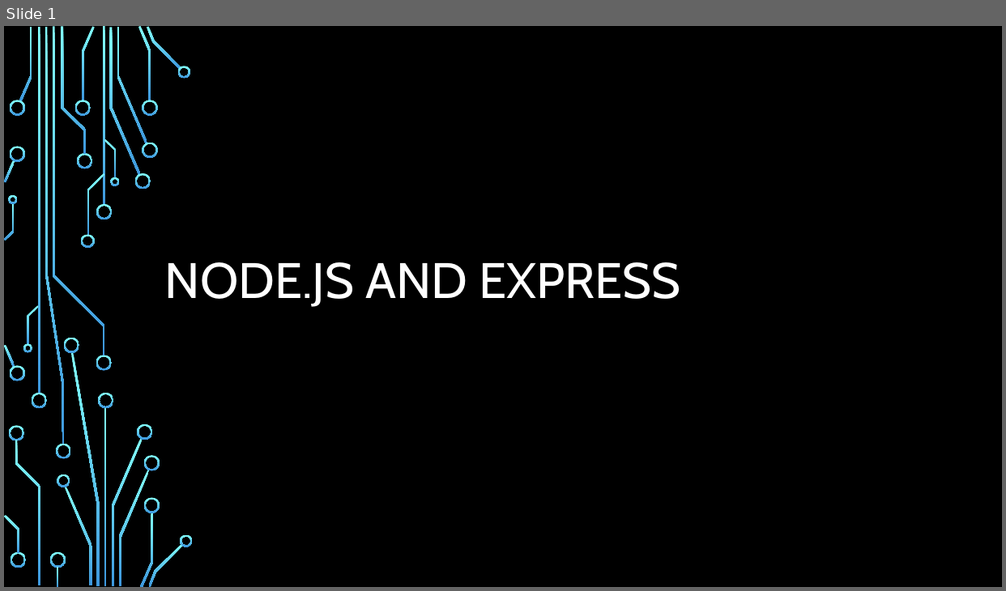
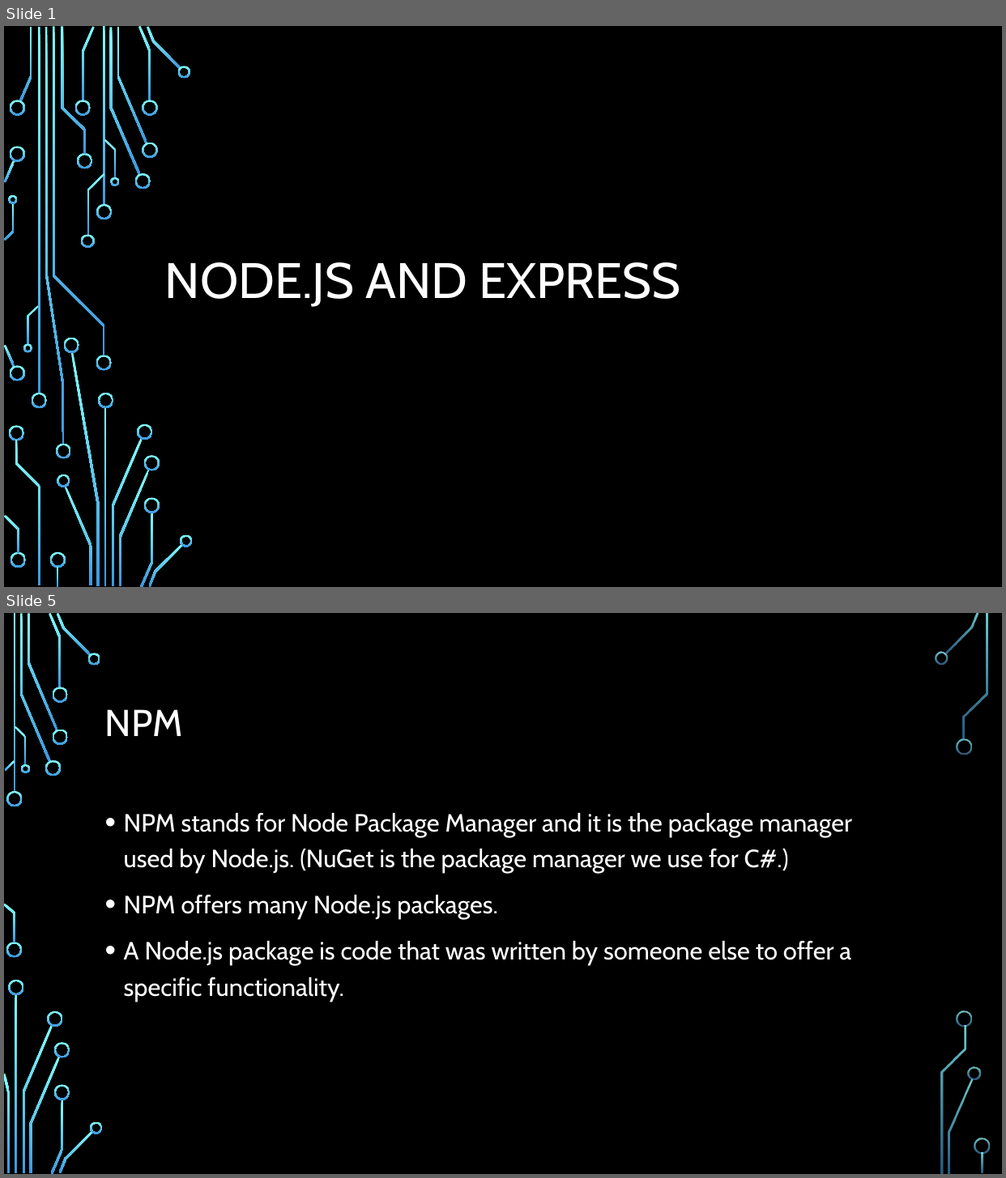
Before and after one commit to aliceroherty/ResearchProject, a slide deck: Presentation/Node.pptx. Shown one above the other, each under a label of ours: slide 1 before the commit, slides 1 and 5 after it; the slides between them are not shown. The pictures are 1006x591 and 1006x1178 pixels, drawn with LibreOffice and Linux fonts; fonts in the diff are those of the drawing; background and template pictures are left out. Boxes give left, top, right and bottom in pixels: in the first picture for what was removed or moved away, otherwise in the second. Text is boxed around its words. In the diff, an @@ line names an element or a change of style, - is before the commit and + after.

```diff
--- a/Presentation/Node.pptx
+++ b/Presentation/Node.pptx
@@ slide 5 added at [4,613,1002,1174], background picture (left out) @@
@@ title added at [105,709,183,736], 36 pt, text #FFFFFF @@
+NPM
@@ text added at [124,813,852,1001], 24 pt, text #FFFFFF @@
+• NPM stands for Node Package Manager and it is the package manager used by Node.js. (NuGet is the package manager we use for C#.)
+• NPM offers many Node.js packages.
+• A Node.js package is code that was written by someone else to offer a specific functionality.
@@ group added at [4,613,990,1174]: 33 freeform shapes, 3 rectangles @@
```
Also in this commit, not shown: 7 slides changed, 28 other slides added, 1 slide removed, 41 other files.
